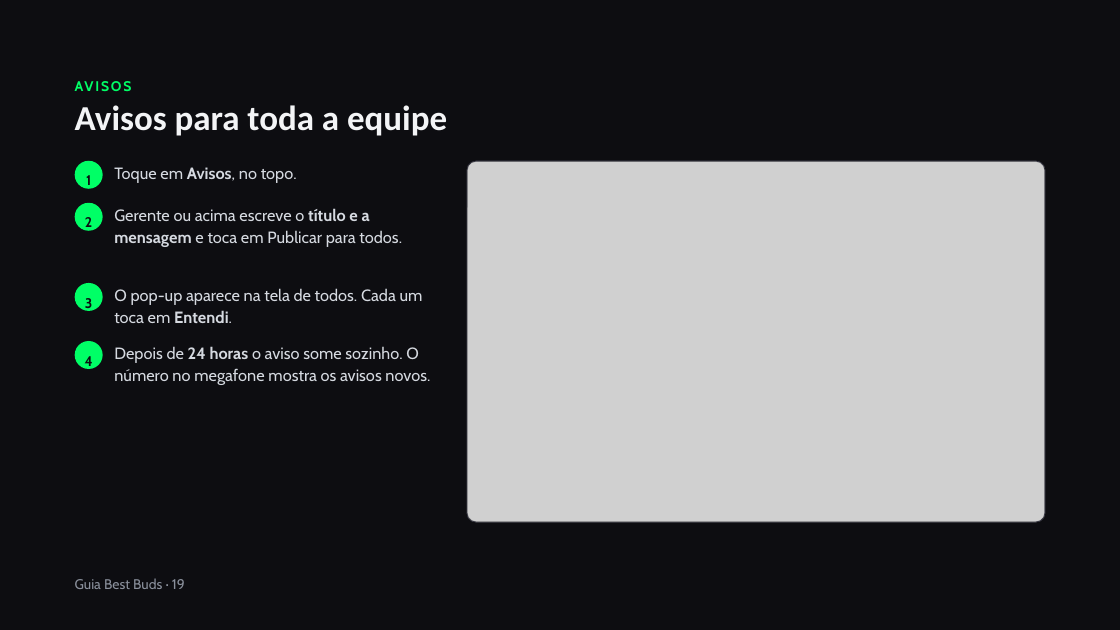
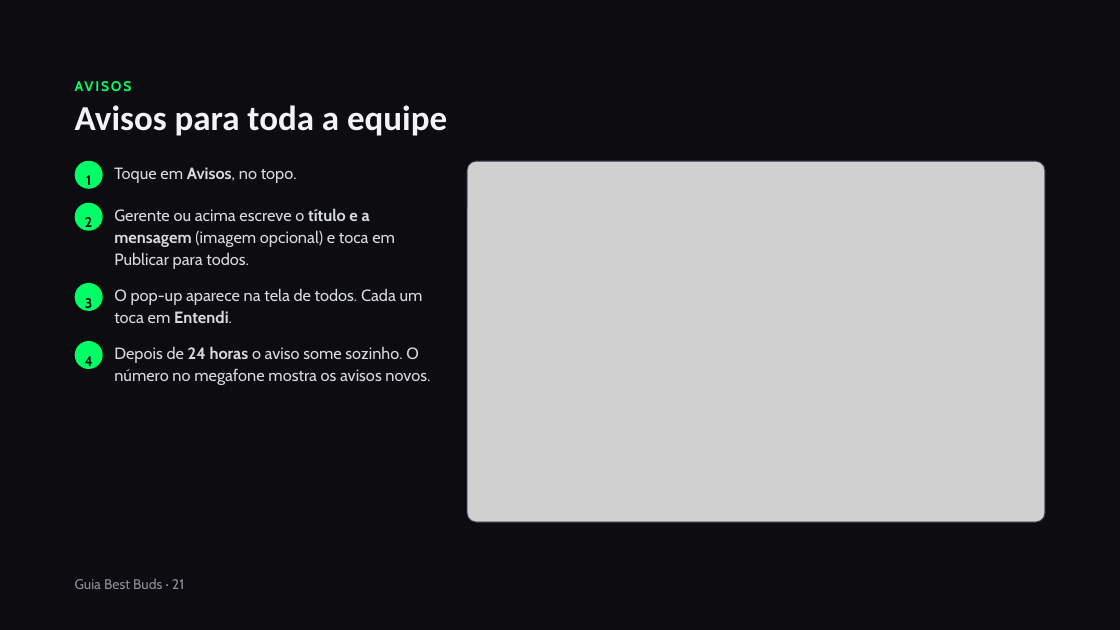
Before and after one commit to BESTBUDSOFC/BESTBUDS, a slide deck: slide 21 of docs/Guia_do_Sistema_Best_Buds.pptx (slide 19 before the commit). Drawn at 1120x630 pixels with LibreOffice and Linux fonts; fonts in the diff are those of the drawing; grey boxes stand for pictures. Boxes give left, top, right and bottom in pixels: in the first picture for what was removed or moved away, otherwise in the second. Text is boxed around its words. In the diff, an @@ line names an element or a change of style, - is before the commit and + after.

```diff
--- a/docs/Guia_do_Sistema_Best_Buds.pptx
+++ b/docs/Guia_do_Sistema_Best_Buds.pptx
@@ text at box(114, 208, 395, 269): text changed @@
-Gerente ou acima escreve o título e a mensagem e toca em Publicar para todos.
+Gerente ou acima escreve o título e a mensagem (imagem opcional) e toca em Publicar para todos.
@@ text at box(75, 578, 184, 589): text changed @@
-Guia Best Buds · 19
+Guia Best Buds · 21
```
Also in this commit, not shown: 16 other slides changed, 2 slides added.
